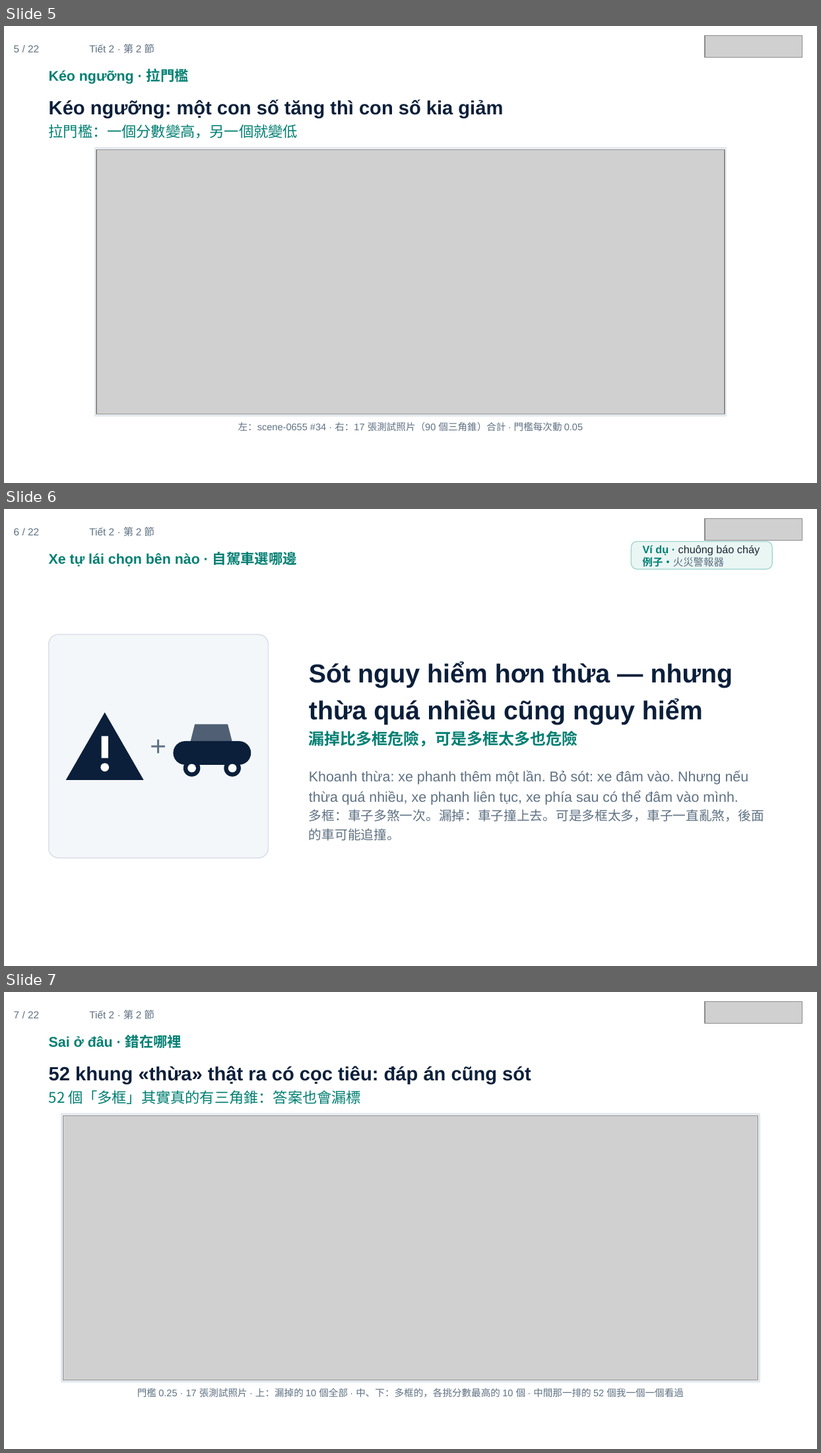
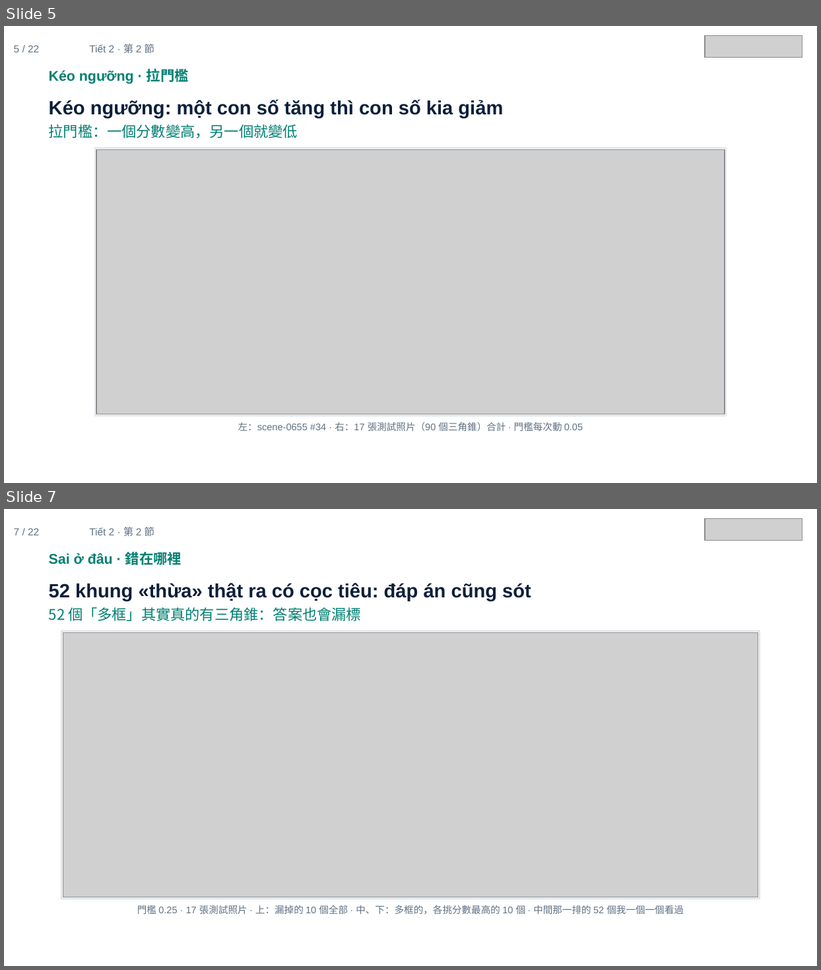
Before and after one commit to ch-neural/MITUST-Principles-of-Self-Driving-Cars, a slide deck: 第十週(11-12)/第十週_第2節_簡報.pptx. Shown one above the other, each under a label of ours: slides 5, 6 and 7 before the commit, slides 5 and 7 after it; the slides between them are not shown. The pictures are 821x1453 and 821x970 pixels, drawn with LibreOffice and Linux fonts; fonts in the diff are those of the drawing; grey boxes stand for pictures. Boxes give left, top, right and bottom in pixels: in the first picture for what was removed or moved away, otherwise in the second. Text is boxed around its words. In the diff, an @@ line names an element or a change of style, - is before the commit and + after.

```diff
--- a/第十週(11-12)/第十週_第2節_簡報.pptx
+++ b/第十週(11-12)/第十週_第2節_簡報.pptx
@@ slide 6 removed at box(4, 509, 817, 966), background #FFFFFF @@
@@ text removed at box(14, 528, 39, 535) @@
-6 / 22
@@ text removed at box(89, 527, 154, 536) @@
-Tiết 2 · 第 2 節
@@ picture removed at box(705, 519, 803, 541) @@
@@ rounded rectangle removed at box(631, 541, 772, 569) @@
@@ text removed at box(643, 545, 760, 567) @@
-Ví dụ · chuông báo cháy
-例子・火災警報器
@@ text removed at box(49, 550, 297, 568) @@
-Xe tự lái chọn bên nào · 自駕車選哪邊
@@ rounded rectangle removed at box(49, 634, 268, 858) @@
@@ text removed at box(309, 662, 764, 841) @@
-Sót nguy hiểm hơn thừa — nhưng thừa quá nhiều cũng nguy hiểm
-漏掉比多框危險，可是多框太多也危險
-Khoanh thừa: xe phanh thêm một lần. Bỏ sót: xe đâm vào. Nhưng nếu thừa quá nhiều, xe phanh liên tục, xe phía sau có thể đâm vào mình.
-多框：車子多煞一次。漏掉：車子撞上去。可是多框太多，車子一直亂煞，後面的車可能追撞。
@@ triangle removed at box(66, 712, 144, 780) @@
@@ trapezoid removed at box(190, 724, 232, 743) @@
@@ rectangle removed at box(102, 737, 108, 758) @@
@@ text removed at box(147, 730, 170, 762) @@
-＋
@@ rounded rectangle removed at box(173, 741, 252, 765) @@
@@ ellipse removed at box(101, 764, 109, 772) @@
@@ ellipse removed at box(184, 760, 201, 778) @@
@@ ellipse removed at box(187, 764, 196, 772) @@
@@ ellipse removed at box(224, 760, 242, 778) @@
@@ ellipse removed at box(228, 764, 236, 772) @@
```
Also in this commit, not shown: 1 slide added.
